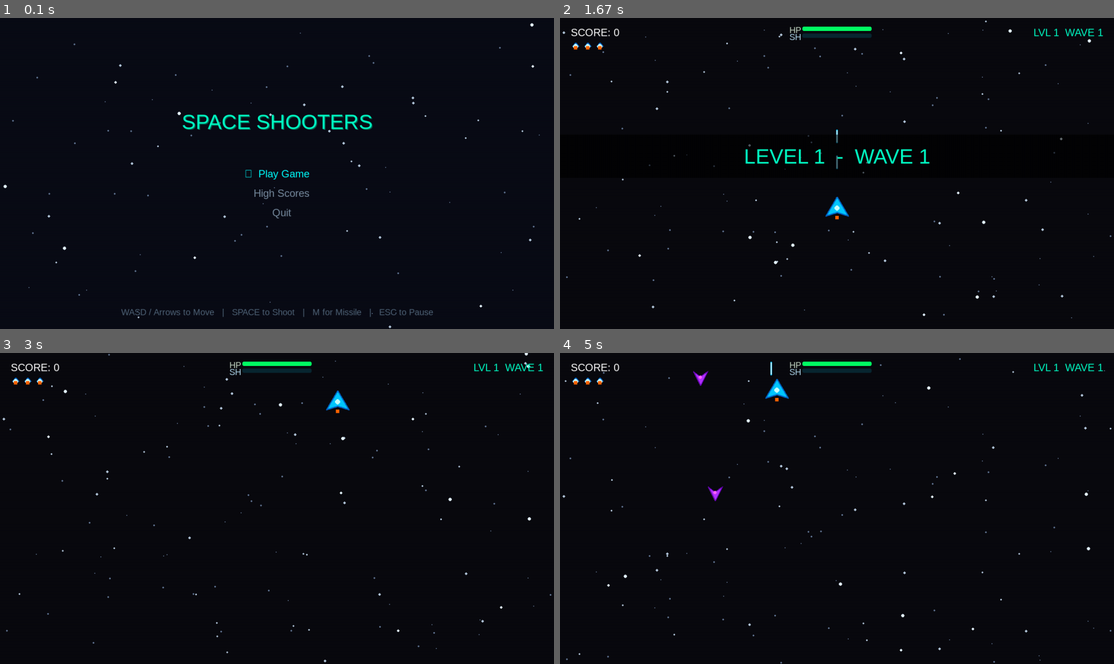
Above: before the commit, frames 1-4 (two rows, left to right).
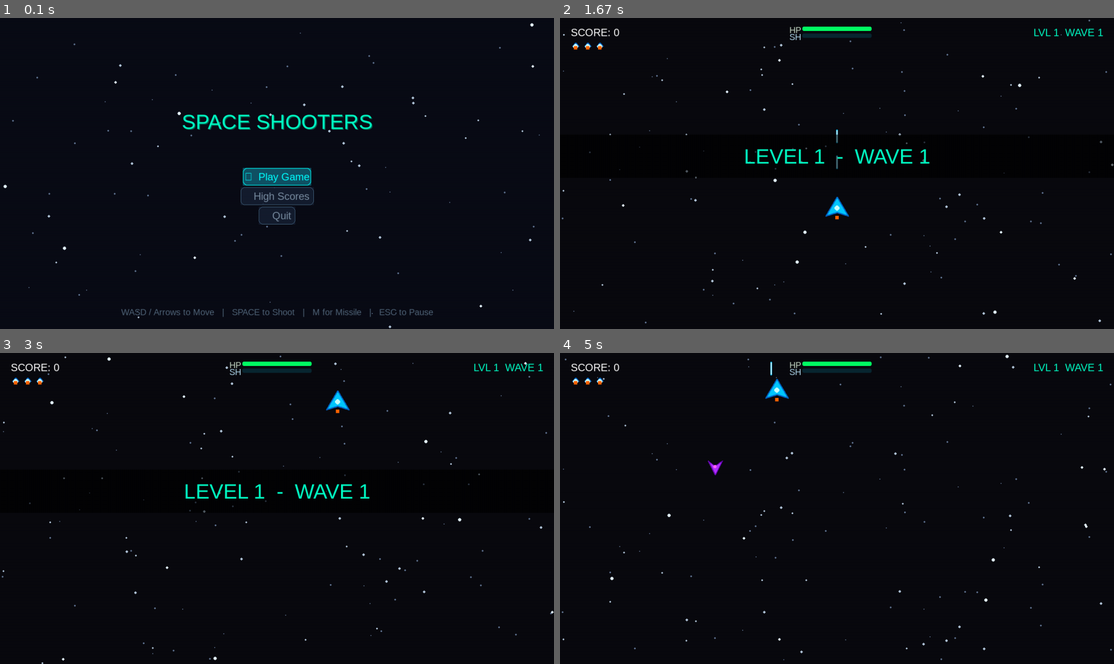
Above: after the commit, the same moments.

Repository: abdulqudoos181005/learning_pygame
Game: pygame game, started from src/game.py
Two runs of this game, one before a commit and one after it. Both use one fixed random seed, a clock stepped at 60 frames per second and the inputs below.
Inputs (mouse positions are in pixels of both pictures, inside the frame that each line leads up to):
- Up to frame 1 (0.1 s): no input
- Up to frame 2 (1.67 s): tap Space at 0.33, 1.07, 1.37, 1.62 s; tap Enter at 0.67 s; hold Esc 1-1.47 s; hold W 1-1.47 s; move the mouse to (848, 67) at 1.03 s; hold Esc from 1.55 s (still down); hold Up from 1.55 s (still down); move the mouse to (842, 204) at 1.58 s
- Up to frame 3 (3 s): tap Space at 1.92, 2.17, 2.47, 2.72 s; release Esc at 2.02 s; release Up at 2.02 s; hold W 2.1-2.57 s; move the mouse to (421, 558) at 2.13 s; tap J at 2.25 s; hold Right from 2.65 s (still down); move the mouse to (421, 480) at 2.68 s
- Up to frame 4 (5 s): tap Space at 3.02, 3.22, 3.52, 3.78, 4.12, 4.42, 4.55, 4.95 s; release Right at 3.12 s; hold A 3.15-3.68 s; move the mouse to (1036, 483) at 3.18 s; hold Down 3.72-4.02 s; move the mouse to (1030, 570) at 3.75 s; tap J at 3.87 s; hold A 4.05-4.45 s; move the mouse to (859, 496) at 4.08 s; hold Up 4.48-4.85 s; move the mouse to (715, 452) at 4.52 s; hold D from 4.88 s (still down); move the mouse to (986, 542) at 4.92 s

The runs differ from the first frame. In frame 1, 1.4% of the frame differs, in the area x 43-57%, y 48-67%; in frame 2, 0.5%; in frame 3, 1.0%; in frame 4, 0.7%.

Commit message:
sprint 3 and 4 combined

Diff:
--- /dev/null
+++ b/level_progress.json
@@ -0,0 +1,8 @@
+{
+    "highest_unlocked": 4,
+    "completed_levels": [
+        1,
+        2,
+        3
+    ]
+}
--- a/src/level_system.py
+++ b/src/level_system.py
@@ -141,12 +141,20 @@
     keeping the state itself clean and free of hardcoded level logic.
     """
 
-    def __init__(self):
-        self.level_index = 0         # 0-based index into LEVEL_CONFIGS
+    def __init__(self, starting_level=1):
+        self.level_index = max(0, min(starting_level - 1, len(LEVEL_CONFIGS) - 1))
         self.wave_index  = 0         # 0-based index into current level's waves list
         self.spawned     = 0         # Enemies spawned in the current wave so far
         self.spawn_timer = 0.0       # Countdown until next spawn
         self.complete    = False     # True after Level 10 boss is defeated
+        self._load_wave()
+
+    def start_level(self, level_number):
+        """Reset the system so a selected level becomes the new campaign entry point."""
+        level_number = max(1, min(int(level_number), len(LEVEL_CONFIGS)))
+        self.level_index = level_number - 1
+        self.wave_index = 0
+        self.complete = False
         self._load_wave()
 
     @property
--- a/src/save_system.py
+++ b/src/save_system.py
@@ -3,19 +3,21 @@
 
 class SaveSystem:
     """
-    Handles local persistence of player high scores using a JSON file.
+    Handles local persistence of player high scores and level progression.
 
     This system reads, writes, and maintains a sorted leaderboard, capping it
     to the top 10 scores to keep things clean.
     """
-    def __init__(self, filename="high_scores.json"):
+    def __init__(self, filename="high_scores.json", progress_filename="level_progress.json"):
         # We calculate the absolute path to the high_scores.json file.
         # os.path.abspath(__file__) gets the full path of 'save_system.py'.
         # os.path.dirname(...) climbs up one folder to 'src/'.
         # The outer os.path.dirname(...) climbs up again to the project root directory.
         # This ensures the high score file is always created in the project root,
         # regardless of which folder the user launches the game script from.
-        self.filepath = os.path.join(os.path.dirname(os.path.dirname(os.path.abspath(__file__))), filename)
+        project_root = os.path.dirname(os.path.dirname(os.path.abspath(__file__)))
+        self.filepath = os.path.join(project_root, filename)
+        self.progress_filepath = os.path.join(project_root, progress_filename)
 
     def load_scores(self):
         """
@@ -75,6 +77,51 @@
             print(f"Warning: Failed to save high scores JSON: {e}")
             return False
 
+    def load_progress(self):
+        """Loads the player's level unlock/progression data from disk."""
+        if not os.path.exists(self.progress_filepath):
+            return self._get_default_progress()
+
+        try:
+            with open(self.progress_filepath, 'r') as f:
+                data = json.load(f)
+                if isinstance(data, dict):
+                    highest = int(data.get("highest_unlocked", 1))
+                    completed = data.get("completed_levels", [])
+                    if not isinstance(completed, list):
+                        completed = []
+                    highest = max(1, min(highest, 10))
+                    return {
+                        "highest_unlocked": highest,
+                        "completed_levels": [int(level) for level in completed if isinstance(level, int)]
+                    }
+        except Exception as e:
+            print(f"Warning: Failed to load level progress JSON: {e}")
+
+        return self._get_default_progress()
+
+    def save_progress(self, selected_level, completed_levels=None):
+        """Save or update level progression for the unlocked campaign."""
+        progress = self.load_progress()
+        highest_unlocked = max(progress.get("highest_unlocked", 1), min(selected_level + 1, 10))
+        completed = set(progress.get("completed_levels", []))
+        if completed_levels is not None:
+            completed.update(completed_levels)
+        completed.add(int(selected_level))
+
+        payload = {
+            "highest_unlocked": int(highest_unlocked),
+            "completed_levels": sorted(completed)
+        }
+
+        try:
+            with open(self.progress_filepath, 'w') as f:
+                json.dump(payload, f, indent=4)
+            return True
+        except Exception as e:
+            print(f"Warning: Failed to save level progress JSON: {e}")
+            return False
+
     def _get_default_scores(self):
         """Predefined default scores list when no high score file is found."""
         return [
@@ -82,3 +129,10 @@
             {"name": "PILOT", "score": 5000},
             {"name": "RECRUIT", "score": 1000}
         ]
+
+    def _get_default_progress(self):
+        """Default progression record for a fresh player profile."""
+        return {
+            "highest_unlocked": 1,
+            "completed_levels": []
+        }
--- a/src/states.py
+++ b/src/states.py
@@ -49,30 +49,59 @@
         # Available choices and navigation cursor index
         self.options = ["Play Game", "High Scores", "Quit"]
         self.selected_index = 0
+        self.hovered_index = None
+        self.buttons = []
+        self._build_buttons()
+
+    def _build_buttons(self):
+        self.buttons = []
+        for idx, option in enumerate(self.options):
+            text_surf = self.game.assets.font.render(option, True, (255, 255, 255))
+            rect = text_surf.get_rect(center=(self.game.width // 2, self.game.height // 2 + idx * 45))
+            rect.width += 40
+            rect.height += 14
+            rect.centerx = self.game.width // 2
+            self.buttons.append({"label": option, "rect": rect})
 
     def handle_events(self, events):
-        """Navigates options using the keyboard."""
+        """Navigates options using the keyboard or a mouse click."""
         for event in events:
-            if event.type == pg.KEYDOWN:
+            if event.type == pg.MOUSEMOTION:
+                self.hovered_index = None
+                for idx, button in enumerate(self.buttons):
+                    if button["rect"].collidepoint(event.pos):
+                        self.hovered_index = idx
+                        self.selected_index = idx
+                        break
+            elif event.type == pg.MOUSEBUTTONDOWN and event.button == 1:
+                for idx, button in enumerate(self.buttons):
+                    if button["rect"].collidepoint(event.pos):
+                        self.selected_index = idx
+                        self._select_option(idx)
+                        return
+            elif event.type == pg.KEYDOWN:
                 # W or UP arrow goes up
                 if event.key == pg.K_UP or event.key == pg.K_w:
                     self.selected_index = (self.selected_index - 1) % len(self.options)
+                    self.hovered_index = None
                 # S or DOWN arrow goes down
                 elif event.key == pg.K_DOWN or event.key == pg.K_s:
                     self.selected_index = (self.selected_index + 1) % len(self.options)
+                    self.hovered_index = None
                 # ENTER or SPACE selects the currently highlighted option
                 elif event.key == pg.K_RETURN or event.key == pg.K_SPACE:
-                    self._select_option()
-
-    def _select_option(self):
+                    self._select_option(self.selected_index)
+
+    def _select_option(self, idx=None):
         """Executes the action corresponding to the highlighted option."""
-        if self.selected_index == 0:
-            # Transition to active gameplay
-            self.game.change_state(PlayState(self.game))
-        elif self.selected_index == 1:
+        idx = self.selected_index if idx is None else idx
+        if idx == 0:
+            # Transition to the new level-selection screen before active gameplay.
+            self.game.change_state(LevelSelectState(self.game))
+        elif idx == 1:
             # Transition to high scores leaderboard
             self.game.change_state(HighScoresState(self.game))
-        elif self.selected_index == 2:
+        elif idx == 2:
             # Exit game
             self.game.quit()
 
@@ -94,16 +123,27 @@
         screen.blit(self.title_text, self.title_rect)
 
         # Draw menu options list
-        for idx, option in enumerate(self.options):
+        for idx, button in enumerate(self.buttons):
+            option = button["label"]
+            rect = button["rect"]
             is_sel = (idx == self.selected_index)
-            # Highlight selected option with Cyan, else show in muted slate-blue
+            is_hovered = self.hovered_index == idx
             color = (0, 255, 255) if is_sel else (120, 140, 160)
+            if is_hovered:
+                color = (120, 255, 255)
             prefix = "▶  " if is_sel else "   "
 
             text_surf = self.game.assets.font.render(f"{prefix}{option}", True, color)
-            # Place options stacked vertically, separated by 45 pixels
-            rect = text_surf.get_rect(center=(self.game.width // 2, self.game.height // 2 + idx * 45))
-            screen.blit(text_surf, rect)
+            panel = pg.Surface((rect.width, rect.height), pg.SRCALPHA)
+            fill = (24, 34, 54, 200) if not is_sel else (18, 90, 110, 230)
+            if is_hovered:
+                fill = (20, 100, 125, 230)
+            panel.fill(fill)
+            pg.draw.rect(panel, (80, 120, 150, 230), panel.get_rect(), 1, border_radius=10)
+            if is_sel:
+                pg.draw.rect(panel, (0, 255, 255, 190), panel.get_rect(), 2, border_radius=10)
+            screen.blit(panel, rect)
+            screen.blit(text_surf, text_surf.get_rect(center=rect.center))
 
         # Draw controller instruction banner at the bottom
         controls_text = self.game.assets.hud_font.render(
@@ -113,6 +153,158 @@
         screen.blit(controls_text, controls_rect)
 
 
+class LevelSelectState(State):
+    """Interactive campaign-level chooser with mouse + keyboard support."""
+    def __init__(self, game):
+        super().__init__(game)
+        self.starfield = Starfield(self.game.width, self.game.height, num_stars=100)
+        self.save_system = SaveSystem()
+        self.progress = self.save_system.load_progress()
+        self.hovered_index = None
+        self.selected_index = 0
+        self.buttons = []
+        self.blink_timer = 0.0
+        self._build_buttons()
+
+    def _build_buttons(self):
+        self.buttons = []
+        highest_unlocked = self.progress.get("highest_unlocked", 1)
+        completed_levels = set(self.progress.get("completed_levels", []))
+
+        for level_num in range(1, 11):
+            row = (level_num - 1) // 5
+            col = (level_num - 1) % 5
+            x = 130 + col * 220
+            y = 180 + row * 150
+            rect = pg.Rect(x, y, 160, 90)
+            is_unlocked = level_num <= highest_unlocked
+            is_completed = level_num in completed_levels
+            self.buttons.append({
+                "level": level_num,
+                "rect": rect,
+                "unlocked": is_unlocked,
+                "completed": is_completed,
+            })
+
+    def handle_events(self, events):
+        for event in events:
+            if event.type == pg.MOUSEMOTION:
+                mouse_pos = event.pos
+                self.hovered_index = None
+                for idx, button in enumerate(self.buttons):
+                    if button["rect"].collidepoint(mouse_pos):
+                        self.hovered_index = idx
+                        self.selected_index = idx
+                        break
+            elif event.type == pg.MOUSEBUTTONDOWN and event.button == 1:
+                mouse_pos = event.pos
+                back_rect = pg.Rect(40, 40, 100, 48)
+                if back_rect.collidepoint(mouse_pos):
+                    self.game.change_state(MenuState(self.game))
+                    return
+                for idx, button in enumerate(self.buttons):
+                    if button["rect"].collidepoint(mouse_pos):
+                        self.selected_index = idx
+                        self._launch_level(button["level"])
+                        return
+            elif event.type == pg.KEYDOWN:
+                if event.key in (pg.K_ESCAPE, pg.K_BACKSPACE):
+                    self.game.change_state(MenuState(self.game))
+                elif event.key in (pg.K_UP, pg.K_w):
+                    self._move_selection(-5)
+                elif event.key in (pg.K_DOWN, pg.K_s):
+                    self._move_selection(5)
+                elif event.key in (pg.K_LEFT, pg.K_a):
+                    self._move_selection(-1)
+                elif event.key in (pg.K_RIGHT, pg.K_d):
+                    self._move_selection(1)
+                elif event.key in (pg.K_RETURN, pg.K_SPACE):
+                    level_num = self.buttons[self.selected_index]["level"]
+                    if self.buttons[self.selected_index]["unlocked"]:
+                        self._launch_level(level_num)
+
+    def _move_selection(self, delta):
+        next_idx = self.selected_index + delta
+        if 0 <= next_idx < len(self.buttons):
+            self.selected_index = next_idx
+            self.hovered_index = next_idx
+
+    def _launch_level(self, level_num):
+        if level_num <= self.progress.get("highest_unlocked", 1):
+            self.game.change_state(PlayState(self.game, selected_level=level_num))
+
+    def update(self, dt):
+        self.starfield.update(dt)
+        self.blink_timer += dt
+
+    def draw(self, screen):
+        screen.fill((8, 10, 24))
+        self.starfield.draw(screen)
+
+        title = self.game.assets.title_font.render("LEVELS", True, (0, 240, 255))
+        title_rect = title.get_rect(center=(self.game.width // 2, 100))
+        screen.blit(title, title_rect)
+
+        # Exit arrow to return to the menu.
+        back_rect = pg.Rect(40, 40, 100, 48)
+        back_text = self.game.assets.font.render("← MENU", True, (190, 210, 220))
+        back_surface = pg.Surface((back_rect.width, back_rect.height), pg.SRCALPHA)
+        back_surface.fill((30, 40, 58, 190))
+        pg.draw.rect(back_surface, (90, 120, 150), back_surface.get_rect(), 1, border_radius=6)
+        screen.blit(back_surface, back_rect)
+        screen.blit(back_text, back_text.get_rect(center=back_rect.center))
+
+        mouse_pos = pg.mouse.get_pos()
+        if back_rect.collidepoint(mouse_pos):
+            pg.draw.rect(screen, (90, 140, 180), back_rect, 1, border_radius=6)
+
+        for idx, button in enumerate(self.buttons):
+            rect = button["rect"]
+            unlocked = button["unlocked"]
+            completed = button["completed"]
+            hovered = self.hovered_index == idx or self.selected_index == idx
+            blink = idx == (self.progress.get("highest_unlocked", 1) - 1) and self.blink_timer % 1.0 < 0.5
+
+            fill = (35, 70, 100)
+            border = (70, 160, 210)
+            if not unlocked:
+                fill = (40, 42, 50)
+                border = (90, 90, 100)
+            elif completed:
+                fill = (26, 86, 42)
+                border = (80, 255, 140)
+            elif hovered:
+                fill = (20, 110, 130)
+                border = (0, 255, 255)
+
+            if unlocked and blink:
+                fill = (20, 130, 120)
+                border = (180, 255, 255)
+
+            panel = pg.Surface((rect.width, rect.height), pg.SRCALPHA)
+            panel.fill((0, 0, 0, 0))
+            pg.draw.rect(panel, fill, panel.get_rect(), border_radius=10)
+            pg.draw.rect(panel, border, panel.get_rect(), 2, border_radius=10)
+            screen.blit(panel, rect)
+
+            label = self.game.assets.hud_font.render(f"LEVEL {button['level']}", True, (255, 255, 255))
+            screen.blit(label, label.get_rect(center=rect.center))
+
+            if completed:
+                done_tag = self.game.assets.font.render("CLEARED", True, (200, 255, 210))
+                screen.blit(done_tag, done_tag.get_rect(center=(rect.centerx, rect.centery + 28)))
+            elif not unlocked:
+                lock_tag = self.game.assets.font.render("LOCKED", True, (190, 190, 200))
+                screen.blit(lock_tag, lock_tag.get_rect(center=(rect.centerx, rect.centery + 28)))
+            else:
+                status_tag = self.game.assets.font.render("PLAY", True, (0, 240, 255))
+                screen.blit(status_tag, status_tag.get_rect(center=(rect.centerx, rect.centery + 28)))
+
+        hint = self.game.assets.font.render("Click a level or use arrows + ENTER", True, (120, 140, 160))
+        hint_rect = hint.get_rect(center=(self.game.width // 2, self.game.height - 60))
+        screen.blit(hint, hint_rect)
+
+
 class PlayState(State):
     """
     The primary gameplay state — Sprint 2 level-system version.
@@ -121,10 +313,12 @@
     new Sprint 2 types), homing missiles, particles, collisions,
     screen shaking, and the heads-up display (HUD).
     """
-    def __init__(self, game):
+    def __init__(self, game, selected_level=1):
         super().__init__(game)
         # Background starfield (higher density of stars for active speed feel)
         self.starfield = Starfield(self.game.width, self.game.height, num_stars=120)
+        self.selected_level = max(1, min(int(selected_level), 10))
+        self.save_system = SaveSystem()
 
         # SCREEN SHAKE DOUBLE BUFFERING:
         # We draw the entire game onto a separate offscreen Surface (self.canvas).
@@ -151,7 +345,7 @@
         self.score = 0
 
         # Sprint 2: LevelSystem drives all wave/level progression
-        self.level_sys = LevelSystem()
+        self.level_sys = LevelSystem(starting_level=self.selected_level)
 
         # Intro banner timing (shows "LEVEL X - WAVE Y" or "BOSS INCOMING")
         self.wave_intro_timer = 2.5
@@ -231,7 +425,11 @@
                 self.wave_intro_timer = 2.5
                 self.boss_active = False
 
-                if result == "complete":
+                if result == "level":
+                    # Persist any cleared intermediate level so the selector reflects progress.
+                    self.save_system.save_progress(self.level_sys.level_number - 1)
+                elif result == "complete":
+                    self.save_system.save_progress(self.selected_level, completed_levels=list(range(1, 11)))
                     # All 10 levels beaten — show victory screen
                     self.game.change_state(GameCompleteState(self.game, self.score))
                     return
@@ -498,15 +696,38 @@
         super().__init__(game)
         # Store references to frozen state to allow resuming later
         self.previous_state = previous_state
+        self.hovered_index = None
+        self.buttons = []
+        self._build_buttons()
 
         # Transparent dark overlay cover
         self.overlay = pg.Surface((self.game.width, self.game.height), pg.SRCALPHA)
         self.overlay.fill((10, 12, 22, 200)) # Dark tint with 200 alpha
 
+    def _build_buttons(self):
+        self.buttons = [
+            {"label": "RESUME", "rect": pg.Rect(self.game.width // 2 - 110, self.game.height // 2 - 25, 220, 56)},
+            {"label": "QUIT TO MENU", "rect": pg.Rect(self.game.width // 2 - 140, self.game.height // 2 + 45, 280, 56)},
+        ]
+
     def handle_events(self, events):
-        """Allows resuming or quitting back to Menu State."""
+        """Allows resuming or quitting back to Menu State using mouse or keyboard."""
         for event in events:
-            if event.type == pg.KEYDOWN:
+            if event.type == pg.MOUSEMOTION:
+                self.hovered_index = None
+                for idx, button in enumerate(self.buttons):
+                    if button["rect"].collidepoint(event.pos):
+                        self.hovered_index = idx
+                        break
+            elif event.type == pg.MOUSEBUTTONDOWN and event.button == 1:
+                for idx, button in enumerate(self.buttons):
+                    if button["rect"].collidepoint(event.pos):
+                        if idx == 0:
+                            self.game.change_state(self.previous_state)
+                        else:
+                            self.game.change_state(MenuState(self.game))
+                        return
+            elif event.type == pg.KEYDOWN:
                 # ESC or SPACE returns back to the active gameplay state
                 if event.key == pg.K_ESCAPE or event.key == pg.K_SPACE:
                     self.game.change_state(self.previous_state)
@@ -526,13 +747,24 @@
         title_rect = title.get_rect(center=(self.game.width // 2, self.game.height // 3))
         screen.blit(title, title_rect)
 
-        hint = self.game.assets.font.render("Press SPACE / ESC to Resume", True, (220, 220, 220))
-        hint_rect = hint.get_rect(center=(self.game.width // 2, self.game.height // 2))
+        for idx, button in enumerate(self.buttons):
+            rect = button["rect"]
+            hovered = self.hovered_index == idx
+            fill = (20, 30, 44, 220)
+            border = (90, 120, 150)
+            if hovered:
+                fill = (24, 88, 105, 240)
+                border = (0, 255, 255)
+            panel = pg.Surface((rect.width, rect.height), pg.SRCALPHA)
+            panel.fill(fill)
+            pg.draw.rect(panel, border, panel.get_rect(), 2, border_radius=10)
+            screen.blit(panel, rect)
+            label = self.game.assets.font.render(button["label"], True, (240, 240, 240))
+            screen.blit(label, label.get_rect(center=rect.center))
+
+        hint = self.game.assets.font.render("Press SPACE / ESC to Resume   |   Q to Quit", True, (220, 220, 220))
+        hint_rect = hint.get_rect(center=(self.game.width // 2, self.game.height // 2 + 120))
         screen.blit(hint, hint_rect)
-
-        quit_hint = self.game.assets.font.render("Press Q to Quit to Main Menu", True, (130, 150, 160))
-        quit_rect = quit_hint.get_rect(center=(self.game.width // 2, self.game.height // 2 + 50))
-        screen.blit(quit_hint, quit_rect)
 
 
 class GameOverState(State):
@@ -624,9 +856,9 @@
         for event in events:
             if event.type == pg.KEYDOWN:
                 if event.key in (pg.K_RETURN, pg.K_SPACE, pg.K_ESCAPE):
-                    # Auto-save with name "PILOT" and go to leaderboard
+                    # Auto-save with name "VICTOR" and return to campaign selection.
                     self.save_system.save_score("VICTOR", self.score)
-                    self.game.change_state(HighScoresState(self.game))
+                    self.game.change_state(LevelSelectState(self.game))
 
     def update(self, dt):
         self.starfield.update(dt)
@@ -662,11 +894,19 @@
         super().__init__(game)
         self.save_system = SaveSystem()
         self.scores_list = self.save_system.load_scores()
+        self.back_rect = pg.Rect(40, 40, 120, 48)
+        self.back_hovered = False
 
     def handle_events(self, events):
-        """Allows returning back to the Main Menu."""
+        """Allows returning back to the Main Menu with mouse or keyboard."""
         for event in events:
-            if event.type == pg.KEYDOWN:
+            if event.type == pg.MOUSEMOTION:
+                self.back_hovered = self.back_rect.collidepoint(event.pos)
+            elif event.type == pg.MOUSEBUTTONDOWN and event.button == 1:
+                if self.back_rect.collidepoint(event.pos):
+                    self.game.change_state(MenuState(self.game))
+                    return
+            elif event.type == pg.KEYDOWN:
                 if event.key in (pg.K_ESCAPE, pg.K_RETURN, pg.K_SPACE):
                     self.game.change_state(MenuState(self.game))
 
@@ -678,6 +918,13 @@
         title = self.game.assets.title_font.render("HIGH SCORES", True, (0, 200, 255))
         title_rect = title.get_rect(center=(self.game.width // 2, self.game.height // 6))
         screen.blit(title, title_rect)
+
+        back_surface = pg.Surface((self.back_rect.width, self.back_rect.height), pg.SRCALPHA)
+        back_surface.fill((30, 40, 58, 190))
+        pg.draw.rect(back_surface, (90, 140, 180) if self.back_hovered else (90, 120, 150), back_surface.get_rect(), 1, border_radius=6)
+        screen.blit(back_surface, self.back_rect)
+        back_text = self.game.assets.font.render("← MENU", True, (190, 210, 220))
+        screen.blit(back_text, back_text.get_rect(center=self.back_rect.center))
 
         # Draw high scores in a formatted 3-column table
         for idx, item in enumerate(self.scores_list[:10]):
@@ -699,6 +946,6 @@
             screen.blit(score_surf, (self.game.width // 2 + 100, y_pos))
 
         # Return instructions
-        hint = self.game.assets.font.render("Press ESC/SPACE to Main Menu", True, (100, 120, 140))
+        hint = self.game.assets.font.render("Mouse click the MENU button or press ESC/SPACE", True, (100, 120, 140))
         hint_rect = hint.get_rect(center=(self.game.width // 2, self.game.height - 80))
         screen.blit(hint, hint_rect)
Not shown, changed: implementation_plan.md
